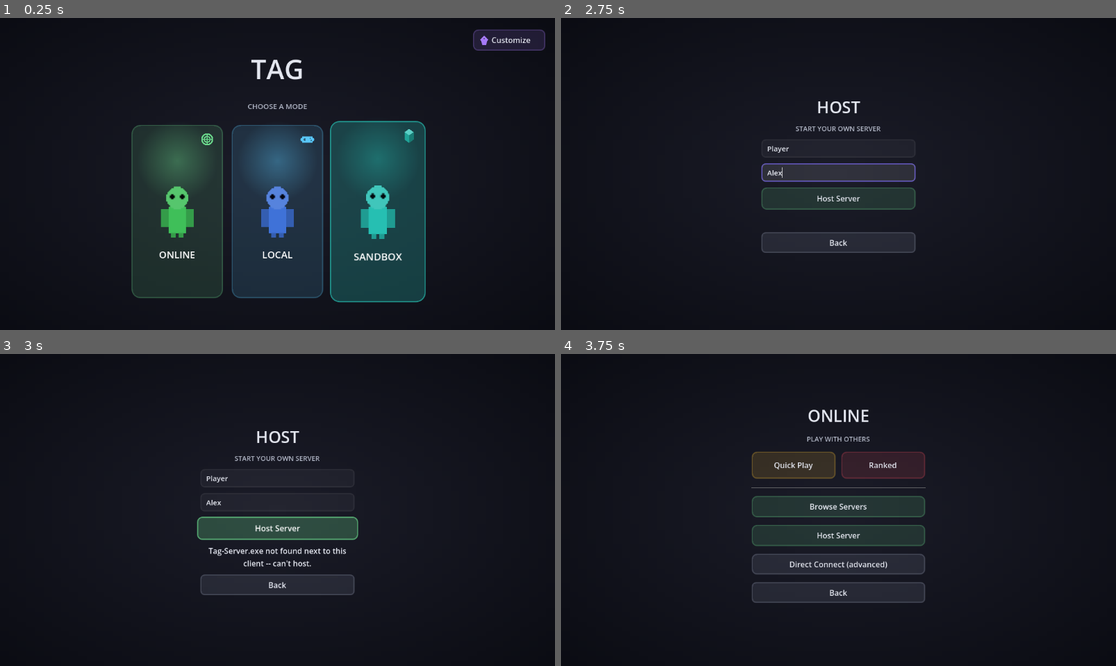
Above: before the commit, frames 1-4 (two rows, left to right).
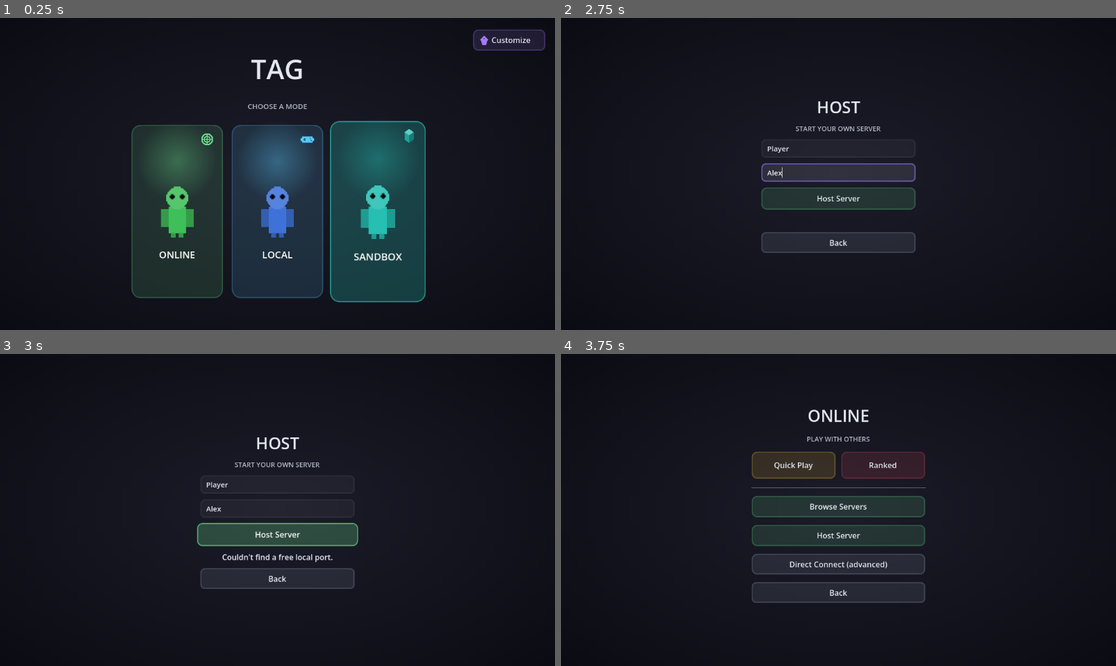
Above: after the commit, the same moments.

Repository: SumDumIdiut/tag
Game: Godot game, scene res://main/bootstrap.tscn
Two runs of this game, one before a commit and one after it. Both use one fixed random seed, a clock stepped at 60 frames per second and the inputs below.
Inputs (mouse positions are in pixels of both pictures, inside the frame that each line leads up to):
- Up to frame 1 (0.25 s): no input
- Up to frame 2 (2.75 s): click (738, 211) at 0.52 s; click "Host Server" at 1.25 s; click (838, 170) at 2.02 s; type "Alex" at 2.1 s
- Up to frame 3 (3 s): click "Host Server" at 2.75 s
- Up to frame 4 (3.75 s): click "Back" at 3.5 s

Frames 1-2 are identical in both runs. In frame 3, 3.3% of the frame differs, in the area x 35-65%, y 24-78%; in frame 4, nothing differs.

Commit message:
Fix local hosting failing for anyone except the repo owner
LocalServerSpawner (used by Quick Play, Ranked auto-host, and manual
Host Server) looked for a Tag-Server.exe sitting next to the running
client -- which only ever existed on a machine where someone had
manually downloaded both files. Anyone who'd only grabbed Tag.exe from
the Releases page got "Tag-Server.exe not found next to this client --
can't host" the moment they tried any of those three flows.

Tag.exe already contains every line of server code -- the
"dedicated_server" export preset only changes which scene bootstrap.gd
boots into by default, not what's actually bundled in the binary.
bootstrap.gd now also boots into the server scene when launched with a
"--server" flag, and LocalServerSpawner spawns a second copy of its own
running executable with that flag instead of hunting for a sibling
file. Verified end-to-end (spawn -> connect) from a completely
isolated folder containing nothing but Tag.exe.

Diff:
--- a/game/main/bootstrap.gd
+++ b/game/main/bootstrap.gd
@@ -6,12 +6,22 @@
 # standalone paint tool, otherwise the normal client boots into the main
 # menu -- lets one project produce a client build, a headless server build,
 # and the friend-facing art tool build, all from the same codebase.
+#
+# The client build ALSO boots straight into the server scene if launched
+# with a "--server" argument -- this is what makes local hosting (Quick
+# Play/Ranked auto-host/manual Host Server, see local_server_spawner.gd)
+# work for anyone who only downloaded Tag.exe: rather than needing a
+# separate Tag-Server.exe sitting next to it (which only ever existed on
+# the machine that happened to grab both files), the client spawns a second
+# copy of *itself* with this flag. Tag.exe already contains every line of
+# server code either way -- "dedicated_server" only changes which one boots
+# by default, not what's actually bundled inside the binary.
 
 func _ready() -> void:
 	# Deferred: changing scenes from the very first _ready() of the main
 	# scene, while the SceneTree is still finishing its own initial setup,
 	# throws a spurious "parent node is busy" error otherwise.
-	if OS.has_feature("dedicated_server"):
+	if OS.has_feature("dedicated_server") or "--server" in OS.get_cmdline_args():
 		get_tree().change_scene_to_file.call_deferred("res://main/server_main.tscn")
 	elif OS.has_feature("art_tool"):
 		get_tree().change_scene_to_file.call_deferred("res://tools/art_tool.tscn")
--- a/game/net/local_server_spawner.gd
+++ b/game/net/local_server_spawner.gd
@@ -1,7 +1,8 @@
 extends Node
 class_name LocalServerSpawner
 
-# Spawns a local Tag-Server.exe and connects this client to it as an
+# Spawns a local server (a second copy of this same client exe, launched
+# with --server -- see spawn() below) and connects this client to it as an
 # ordinary player -- the exact mechanism the manual "Host Server" screen,
 # one-click Quick Play, and ranked auto-host all need, factored out so none
 # of them re-implement the spawn/port-pick/retry-connect dance separately.
@@ -10,11 +11,11 @@
 signal failed(reason: String)
 
 const MAX_CONNECT_ATTEMPTS := 15
-# The freshly-spawned Tag-Server.exe is a second full Godot process starting
-# up on the same machine (loading the engine, initializing autoloads,
-# connecting to the relay) -- it's briefly competing for CPU with this
-# client. Retrying too fast just adds more connection-attempt churn on top
-# of that contention instead of giving it room to finish starting.
+# The freshly-spawned server is a second full Godot process starting up on
+# the same machine (loading the engine, initializing autoloads, connecting
+# to the relay) -- it's briefly competing for CPU with this client. Retrying
+# too fast just adds more connection-attempt churn on top of that
+# contention instead of giving it room to finish starting.
 const RETRY_INTERVAL_SEC := 1.0
 
 var _child_pid := -1
@@ -36,11 +37,19 @@
 ## extra_args are appended as-is to the spawned server's cmdline (e.g.
 ## ["--ranked"] for a ranked auto-host) alongside the port/name/
 ## quit-when-empty flags every spawned server needs regardless of caller.
+##
+## Spawns a second copy of this same running executable with "--server"
+## rather than looking for a separate Tag-Server.exe -- that used to only
+## work on a machine that happened to have both files sitting side by side
+## (i.e. only ever the repo owner's own machine), silently failing hosting
+## for anyone who'd only downloaded the client. bootstrap.gd routes
+## "--server" straight to the same server scene the dedicated-server export
+## uses, so this needs nothing extra bundled -- Tag.exe already contains
+## that code.
 func spawn(server_name: String, username: String, extra_args: PackedStringArray = PackedStringArray()) -> void:
-	var exe_dir := OS.get_executable_path().get_base_dir()
-	var server_exe := exe_dir.path_join("Tag-Server.exe")
-	if not FileAccess.file_exists(server_exe):
-		failed.emit("Tag-Server.exe not found next to this client -- can't host.")
+	var self_exe := OS.get_executable_path()
+	if not FileAccess.file_exists(self_exe):
+		failed.emit("Couldn't find this client's own executable -- can't host.")
 		return
 
 	var port := find_free_port()
@@ -49,14 +58,15 @@
 		return
 
 	var args := PackedStringArray([
+		"--server",
 		"--port=%d" % port,
 		"--name=%s" % server_name,
 		"--quit-when-empty",
 	])
 	args.append_array(extra_args)
-	_child_pid = OS.create_process(server_exe, args)
+	_child_pid = OS.create_process(self_exe, args)
 	if _child_pid == -1:
-		failed.emit("Failed to launch Tag-Server.exe.")
+		failed.emit("Failed to launch a local server.")
 		return
 
 	_username = username
@@ -71,7 +81,7 @@
 		_child_pid = -1
 
 ## Bind to port 0 so the OS assigns a free one, read it back, then release --
-## there's a small window before Tag-Server.exe binds it where another
+## there's a small window before the spawned server binds it where another
 ## process could grab it, but that's the standard tradeoff for this idiom.
 static func find_free_port() -> int:
 	var probe := TCPServer.new()
